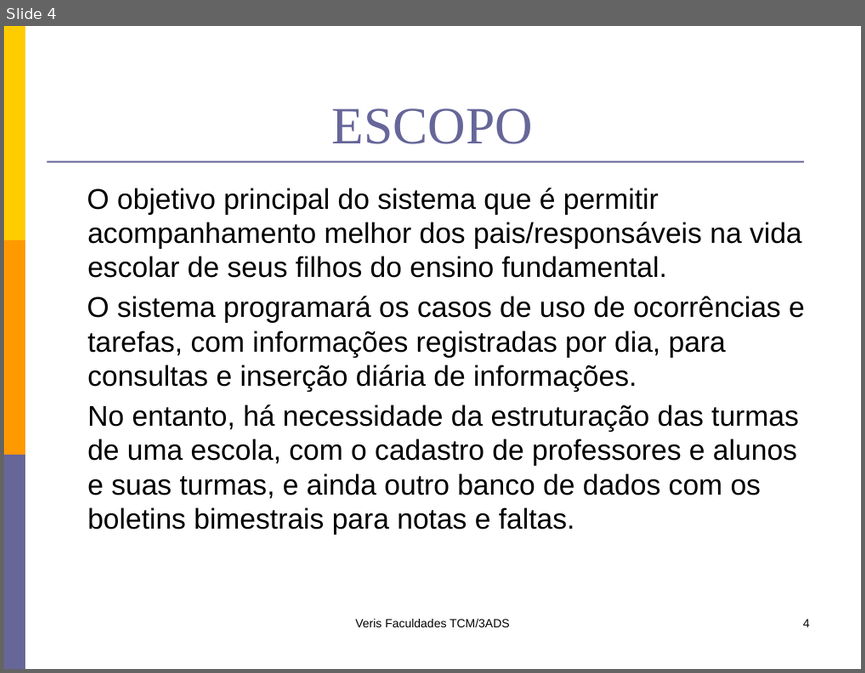
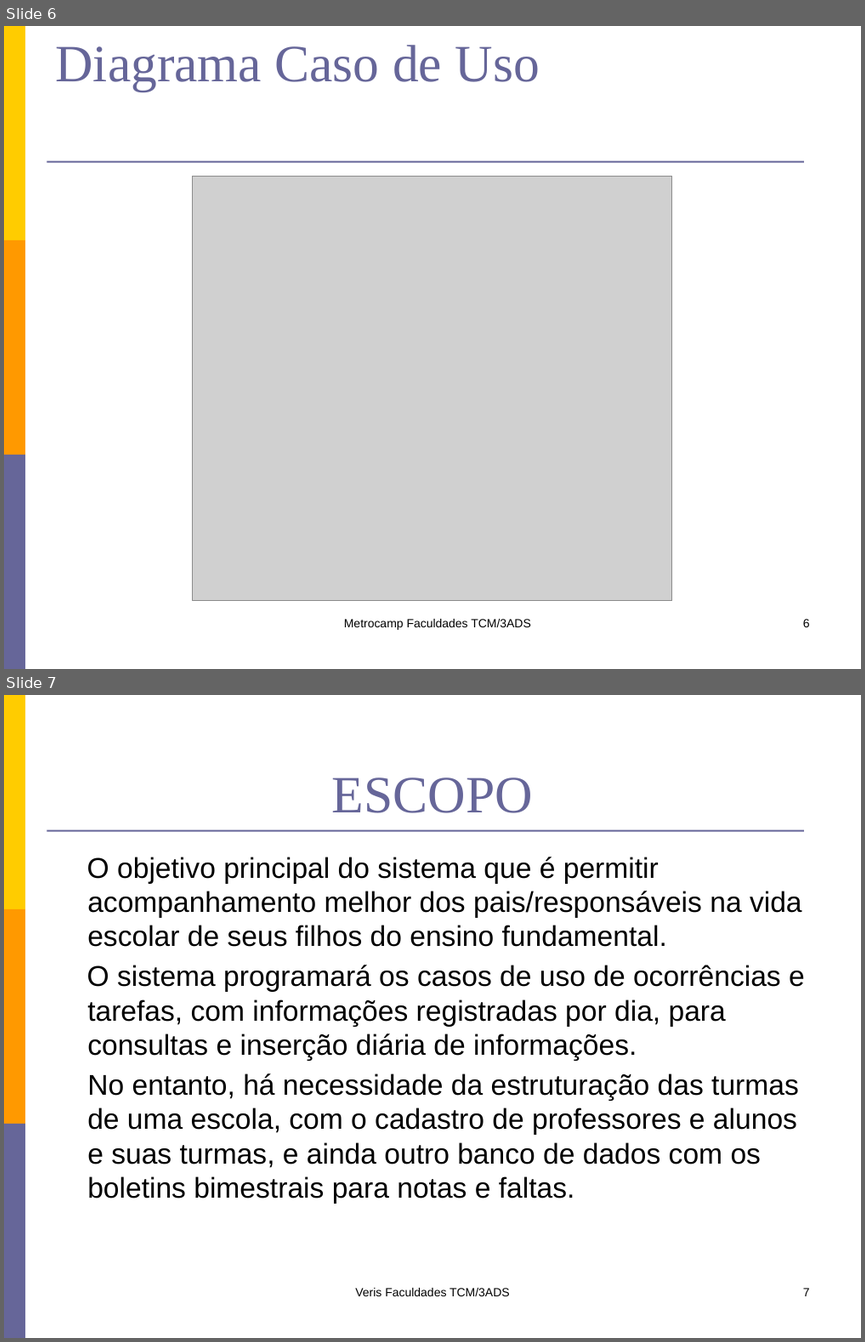
Before and after one commit to lfernandobra/pi5g1s14, a slide deck: documentacao/G5_Apresentacao1sem2014.pptx. Shown one above the other, each under a label of ours: slide 4 before the commit, slides 6 and 7 after it. The pictures are 865x673 and 865x1342 pixels, drawn with LibreOffice and Linux fonts; fonts in the diff are those of the drawing; grey boxes stand for pictures. Boxes give left, top, right and bottom in pixels: in the first picture for what was removed or moved away, otherwise in the second. Text is boxed around its words. In the diff, an @@ line names an element or a change of style, - is before the commit and + after.

```diff
--- a/documentacao/G5_Apresentacao1sem2014.pptx
+++ b/documentacao/G5_Apresentacao1sem2014.pptx
@@ slide 6 added at [4,26,861,669], background #FFFFFF; not listed: 4 template elements that a slide beside it also shows @@
@@ title added at [55,45,540,91], 44 pt, text #666699 @@
+Diagrama Caso de Uso
@@ picture added at [193,176,672,600] @@
@@ text added at [344,618,531,630], 10 pt, text #000000 @@
+Metrocamp Faculdades TCM/3ADS
@@ page number added at [803,618,810,627], 10 pt, text #000000 @@
+6
@@ what was slide 4 is now slide 7 @@
@@ page number at [803,1287,810,1296]: text changed @@
-4
+7
```
Also in this commit, not shown: 2 other slides added.
